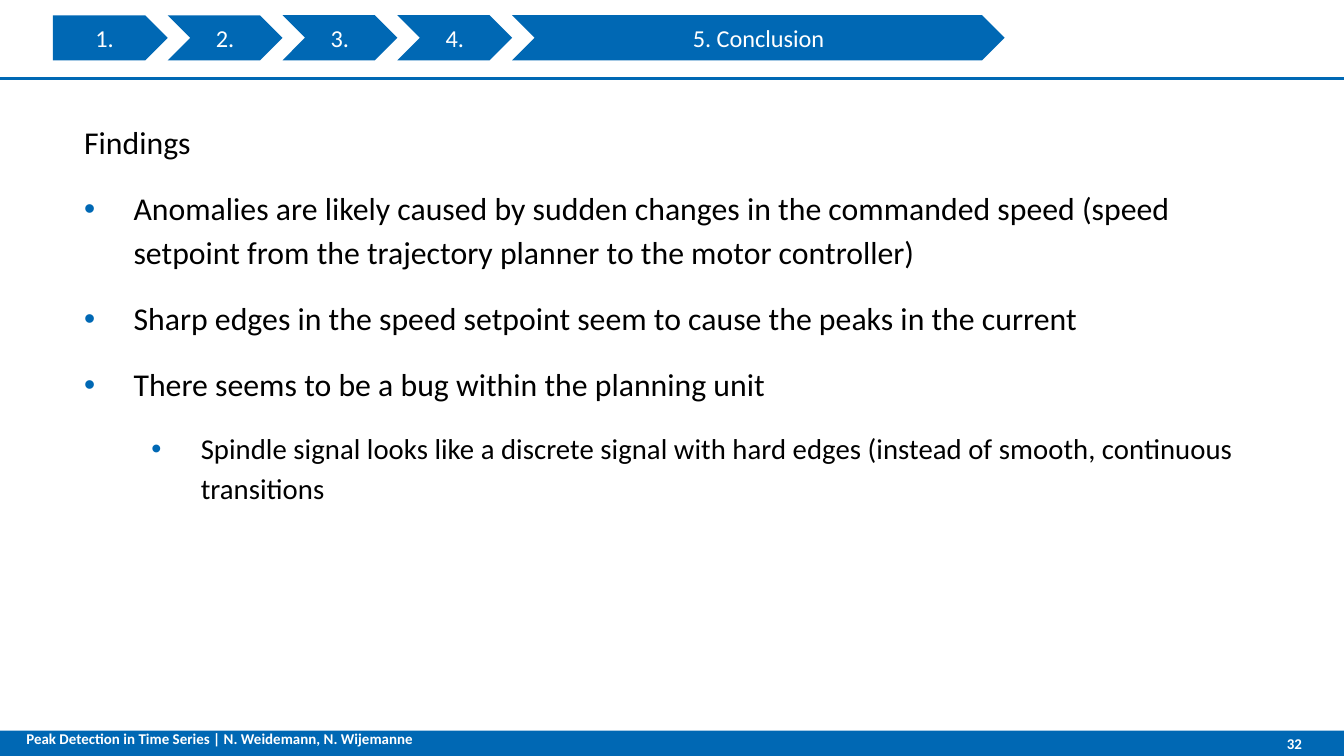
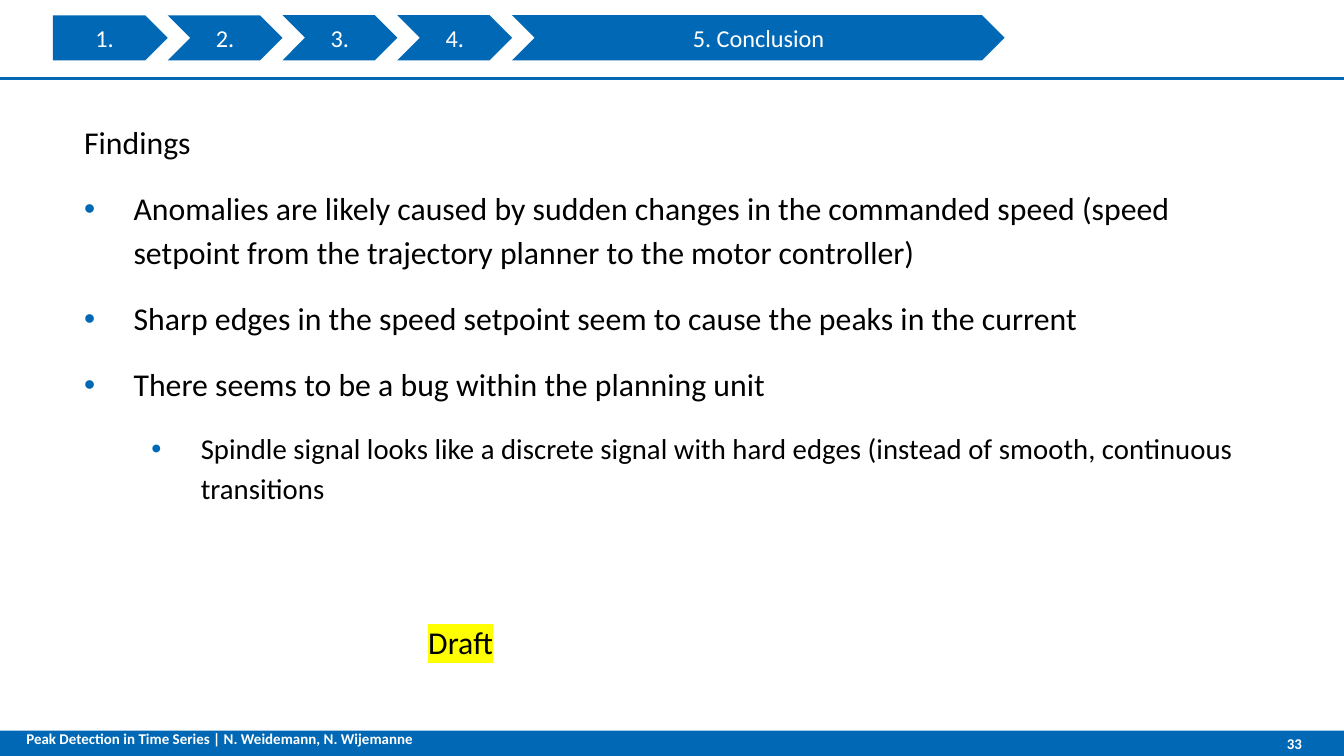
Before and after one commit to NatDharindri/AMSGroup2, a slide deck: slide 33 of Final presentation V2.pptx (slide 32 before the commit). Drawn at 1344x756 pixels with LibreOffice and Linux fonts; fonts in the diff are those of the drawing; background and template pictures are left out. Boxes give left, top, right and bottom in pixels: in the first picture for what was removed or moved away, otherwise in the second. Text is boxed around its words. In the diff, an @@ line names an element or a change of style, - is before the commit and + after.

```diff
--- a/Final presentation V2.pptx
+++ b/Final presentation V2.pptx
@@ text added at (428,632,493,655), 17 pt, text #000000 @@
+Draft
```
Also in this commit, not shown: 7 other slides changed, 1 slide added.
